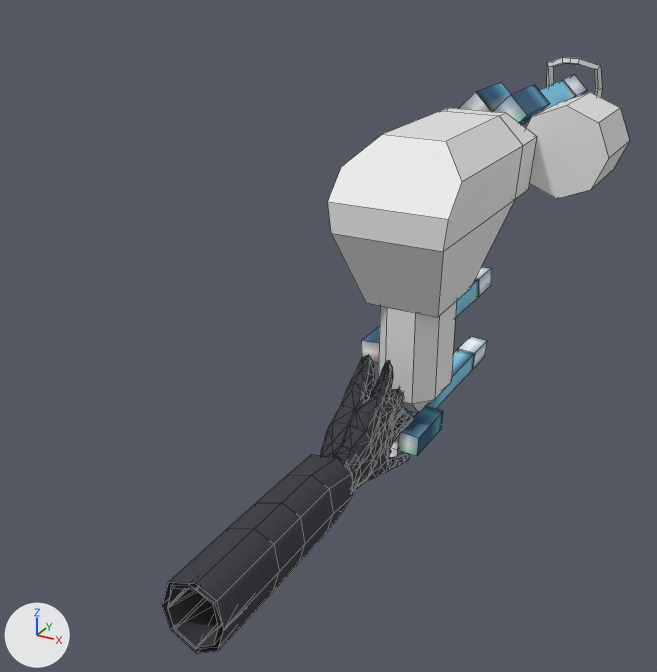
One commit to the Blender file Assets/Models/PowerGun/PowerGun.blend: the scene before it, then after it.
One viewpoint serves both versions: a camera (50 mm lens) standing at (0.315, -0.237, 0.065) and looking at (0.015, 0.308, -0.208). The axes (+X, +Y, +Z) are drawn at lower left. The lights are the same throughout. Mesh edges are drawn as thin lines.

The first picture shows 'HandL', 'HandR', 'Pfeil', 'Pfeil.003', 'Pfeil.004', 'PowerGun'.
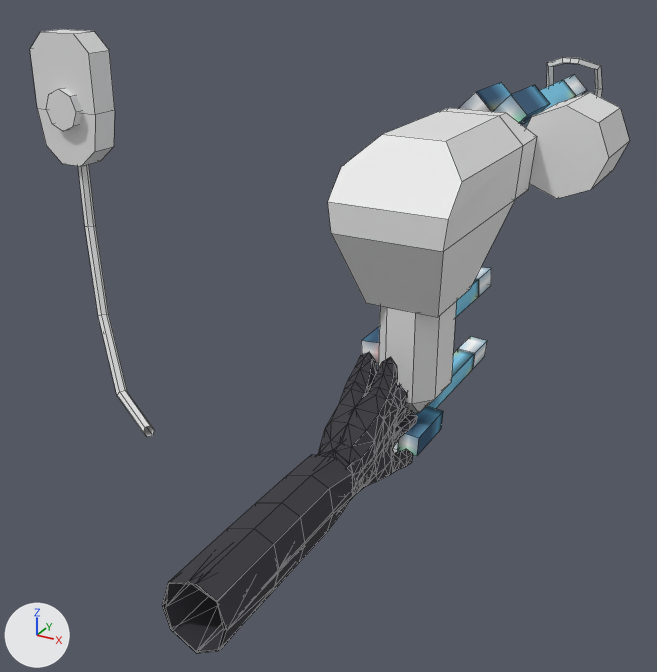
Pixel boxes [x1, y1, x2, y2] of what changed, in the pictures (657 x 672 px; the box of a moved part takes in the faces that stretch with it):
'HandL', reshaped
    before: [162, 361, 413, 654]
    after: [162, 357, 417, 654]
'Cube', added
    after: [30, 29, 154, 437]
part 1 of me_handl, deleted
    before: [381, 361, 411, 415]
part 2 of me_handl, moved or reshaped
    before: [168, 363, 413, 648]
    after: [163, 357, 417, 652]

The change, as a list of edits to the scene's bpy script:
```text
Change me_handl:
    used by ob_handl; location = (0.112, 0.1255, -0.2072); rotation_euler = (0.0, 1.571, 0.0), in degrees (0, 90, 0); scale = (0.343, 0.343, 0.343)
    remove me_handl.from_pydata(...)  # 377 vertices, 580 faces; spans x -0.149..0.09, y -0.335..0.354, z -0.051..0.045
    add me_handl.from_pydata(...)  # 263 vertices, 468 faces; spans x -0.153..0.096, y -0.335..0.36, z -0.051..0.045
    me_handl part 1: 10 loose pieces with 114 vertices, spanning x -0.149..0.088, y 0.178..0.354, z -0.002..0.024, are deleted
    me_handl part 2: 223 vertices removed from x -0.146..0.09, y -0.335..0.353, z -0.042..0.038; 223 vertices added at x -0.153..0.096, y -0.334..0.36, z -0.05..0.045
Add me_cube:
    me_cube.from_pydata(...)  # 66 vertices, 47 faces; spans x -0.328..-0.149, y 0.286..0.405, z -0.33..-0.012
Add ob_cube:
    ob_cube = bpy.data.objects.new('Cube', me_cube)
    ob_cube.location = (0.0, 0.0, 0.0)
```
